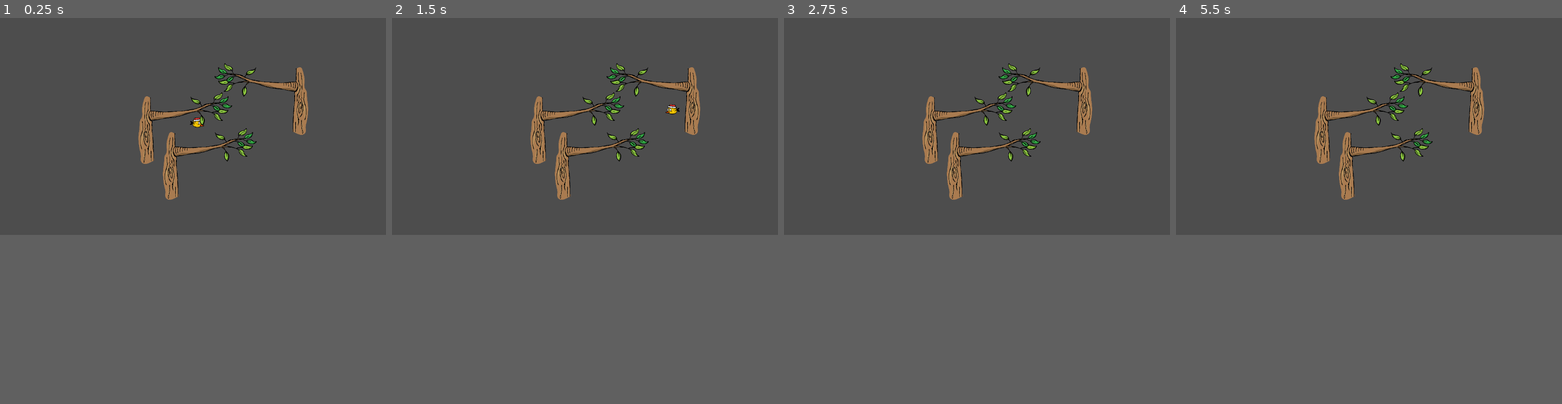
Above: before the commit, frames 1-4 (left to right).
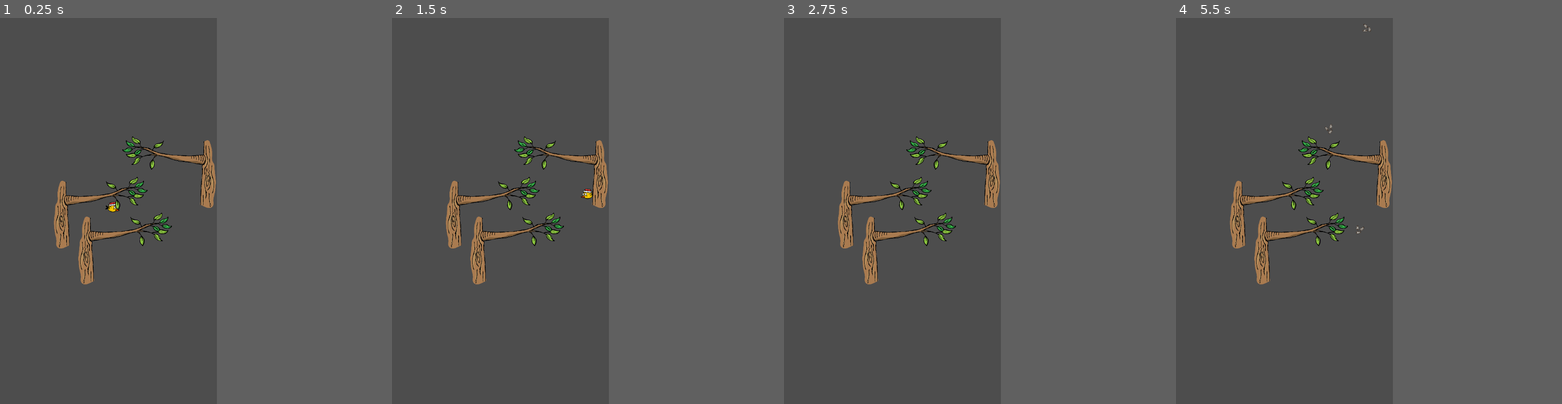
Above: after the commit, the same moments.

Repository: TeoRodriguezC/poyo
Game: Godot game, scene res://nibel.tscn
Same seed, same stepped clock (60 frames per second), same inputs: the game is played once before the commit and once after it.
Inputs:
- Up to frame 1 (0.25 s): no input
- Up to frame 2 (1.5 s): hold Right (movderecha) 0.53-1.28 s; hold Left (movizquierda) from 1.28 s (still down)
- Up to frame 3 (2.75 s): release Left (movizquierda) at 2.03 s; hold Right (movderecha) from 2.03 s (still down)
- Up to frame 4 (5.5 s): tap Enter at 2.75 s; tap Space at 3.5 s; release Right (movderecha) at 3.53 s; hold Left (movizquierda) from 3.53 s (still down)
In our replay, the window is 799x449 before the commit and 449x799 after it. These sizes can differ from the game's own. Grey fills any space a smaller window leaves; there, only what the larger window draws over its background counts as a difference.

The runs differ from the first frame. In frame 1, 5.7% of the frame differs, in the area x 13-80%, y 11-70%; in frame 2, 5.7%; in frame 3, 5.6%; in frame 4, 5.7%.
Error after the commit: Invalid access to property or key 'timeout' on a base object of type 'null instance'. (res://tirarsib.gd:6)

Commit message:
cain sibs
yibia sib

Diff:
--- a/nibel.tscn
+++ b/nibel.tscn
@@ -1,7 +1,9 @@
-[gd_scene load_steps=3 format=3 uid="uid://7qo3a0s7rctw"]
+[gd_scene load_steps=5 format=3 uid="uid://7qo3a0s7rctw"]
 
 [ext_resource type="PackedScene" uid="uid://b2tgd7eoknerk" path="res://arbolo.tscn" id="1_s8brp"]
 [ext_resource type="PackedScene" uid="uid://cov2yjk0xyac3" path="res://poyo.tscn" id="2_cfdev"]
+[ext_resource type="PackedScene" uid="uid://87lpwkdidpq0" path="res://sib.tscn" id="3_cmojp"]
+[ext_resource type="Script" path="res://tirarsib.gd" id="3_tvbox"]
 
 [node name="NIBEL" type="Node2D"]
 
@@ -12,10 +14,19 @@
 position = Vector2(12, -32)
 
 [node name="Camera2D" type="Camera2D" parent="."]
+script = ExtResource("3_tvbox")
 
 [node name="ARBOLO2" parent="." instance=ExtResource("1_s8brp")]
 position = Vector2(-86, -45)
 
 [node name="ARBOLO3" parent="." instance=ExtResource("1_s8brp")]
-position = Vector2(267, -132)
+position = Vector2(244, -166)
 scale = Vector2(-1, 1)
+
+[node name="tirarsib" type="Node2D" parent="."]
+position = Vector2(0, -647)
+script = ExtResource("3_tvbox")
+semilla = ExtResource("3_cmojp")
+
+[node name="Timer" type="Timer" parent="tirarsib"]
+autostart = true
--- a/poyo.gd
+++ b/poyo.gd
@@ -1,19 +1,32 @@
 extends CharacterBody2D  #include como las librerias de ardoinio, el berdecito es un ojeto ... ctrl y le pico para documentasuiohn
 @onready var popoyo = $popoyo
 @onready var collision_shape_2d = $CollisionShape2D
+@onready var area_2d : Area2D = $Area2D
+
+@export var valorcomida = 15
+var grabedat = 10
+var velocidat = 10
+var saltovelos = 400
+
+func _ready():
+	area_2d.area_entered.connect (tragasion)
+
+func tragasion (area):
+	saltovelos = saltovelos - valorcomida
+	area.queue_free()
 
 func _physics_process(delta):
-	velocity.y += 10
+	velocity.y += grabedat
 	if(velocity.y >= 0):
 		collision_shape_2d.disabled = false
 
 	if (Input.is_action_pressed("movderecha")):
-		velocity.x += 10
+		velocity.x += velocidat
 		popoyo.flip_h = false
 	if (Input.is_action_pressed("movizquierda")):
-		velocity.x -= 10
+		velocity.x -= velocidat
 		popoyo.flip_h = true
 
 	if (move_and_slide()):
-		velocity.y -= 400
+		velocity.y -= saltovelos
 		collision_shape_2d.disabled = true
--- a/poyo.tscn
+++ b/poyo.tscn
@@ -1,10 +1,12 @@
-[gd_scene load_steps=4 format=3 uid="uid://cov2yjk0xyac3"]
+[gd_scene load_steps=5 format=3 uid="uid://cov2yjk0xyac3"]
 
 [ext_resource type="Script" path="res://poyo.gd" id="1_ihwfj"]
 [ext_resource type="Texture2D" uid="uid://nhxdmc617ntl" path="res://Flappy-Bird-Transparent-Background-395x279.png" id="1_svibl"]
 
 [sub_resource type="RectangleShape2D" id="RectangleShape2D_k6833"]
 size = Vector2(29.5, 2)
+
+[sub_resource type="CircleShape2D" id="CircleShape2D_gkl08"]
 
 [node name="POYO" type="CharacterBody2D"]
 script = ExtResource("1_ihwfj")
@@ -16,3 +18,11 @@
 [node name="CollisionShape2D" type="CollisionShape2D" parent="."]
 position = Vector2(2.25, 14)
 shape = SubResource("RectangleShape2D_k6833")
+
+[node name="Area2D" type="Area2D" parent="."]
+collision_layer = 2
+collision_mask = 2
+
+[node name="CollisionShape2D" type="CollisionShape2D" parent="Area2D"]
+position = Vector2(1, 3)
+shape = SubResource("CircleShape2D_gkl08")
--- a/project.godot
+++ b/project.godot
@@ -15,6 +15,11 @@
 config/features=PackedStringArray("4.2", "Mobile")
 config/icon="res://icon.svg"
 
+[display]
+
+window/size/viewport_width=648
+window/size/viewport_height=1152
+
 [input]
 
 movizquierda={
--- /dev/null
+++ b/sib.gd
@@ -0,0 +1,14 @@
+extends Area2D
+@export var velocidatsib = 5
+@onready var sibb = $Sibb
+
+var roteichondibais = 0.1
+# Called when the node enters the scene tree for the first time.
+func _ready():
+	roteichondibais = randf_range(-0.2, 0.2)
+
+
+# Called every frame. 'delta' is the elapsed time since the previous frame.
+func _process(delta):
+	position.y += velocidatsib
+	sibb.rotate(roteichondibais)
--- /dev/null
+++ b/sib.tscn
@@ -0,0 +1,19 @@
+[gd_scene load_steps=4 format=3 uid="uid://87lpwkdidpq0"]
+
+[ext_resource type="Texture2D" uid="uid://dhyh23klcydxe" path="res://sibb.webp" id="1_ej8fi"]
+[ext_resource type="Script" path="res://sib.gd" id="1_h54xb"]
+
+[sub_resource type="CircleShape2D" id="CircleShape2D_dy3um"]
+radius = 13.0
+
+[node name="Node2D" type="Area2D"]
+collision_layer = 2
+collision_mask = 2
+script = ExtResource("1_h54xb")
+
+[node name="Sibb" type="Sprite2D" parent="."]
+scale = Vector2(0.0585938, 0.0585938)
+texture = ExtResource("1_ej8fi")
+
+[node name="CollisionShape2D" type="CollisionShape2D" parent="."]
+shape = SubResource("CircleShape2D_dy3um")
--- /dev/null
+++ b/tirarsib.gd
@@ -0,0 +1,15 @@
+extends Node2D
+@onready var timer : Timer = $Timer
+@export var semilla: PackedScene
+
+func _ready():
+	timer.timeout.connect(tirarsib)
+
+func tirarsib():
+	var nuebasib = semilla.instantiate()
+	add_child(nuebasib)
+	nuebasib.position = position
+	nuebasib.position.x = randf_range(-290,290)
+
+func _process(delta):
+	pass
Binary file added: sibb.webp
Not shown, added: sibb.webp.import
